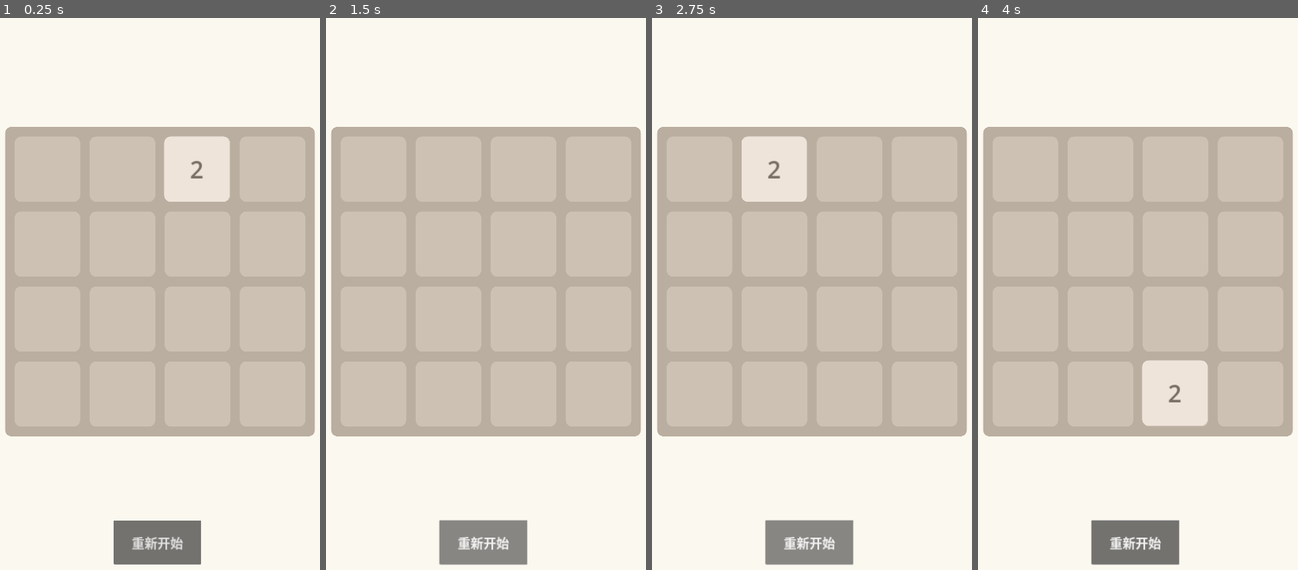
Above: before the commit, frames 1-4 (left to right).
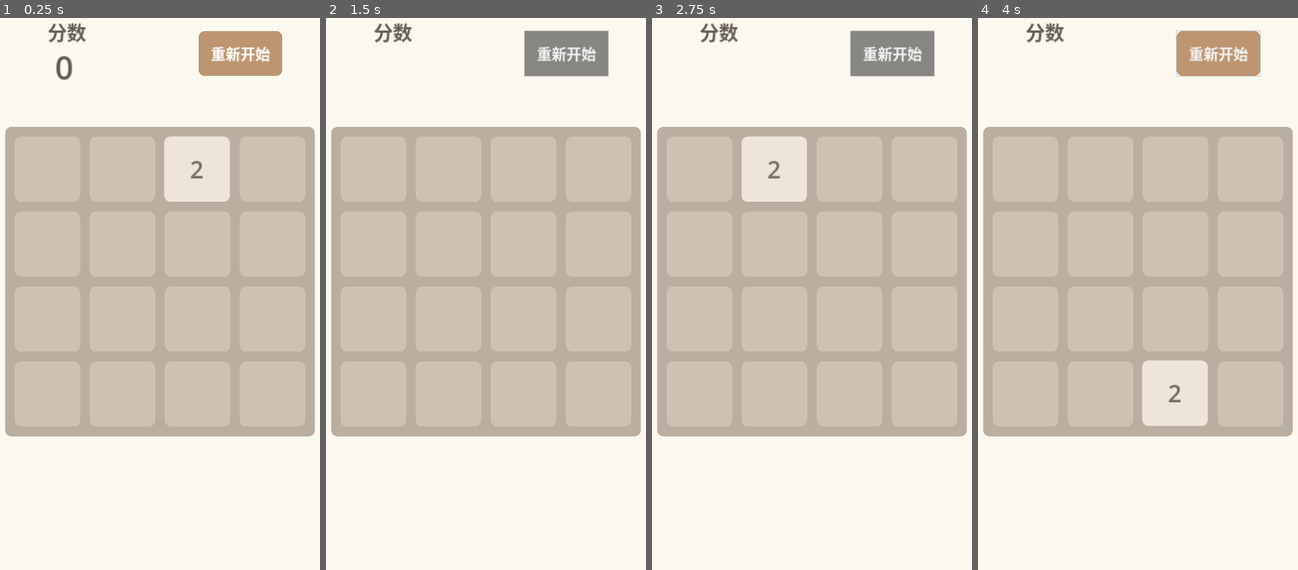
Above: after the commit, the same moments.

Repository: onlyLucky/SweetCake
Game: Godot game, scene res://scenes/main.tscn
The game is run twice, just before and just after one commit, with the same random seed, the same clock (stepped at 60 frames per second) and the same inputs.
Inputs (mouse positions are in pixels of both pictures, inside the frame that each line leads up to):
- Up to frame 1 (0.25 s): no input
- Up to frame 2 (1.5 s): click "重新开始" at 0.5 s; click "重新开始" at 1.25 s
- Up to frame 3 (2.75 s): click "重新开始" at 2 s
- Up to frame 4 (4 s): tap Enter at 2.75 s; move the mouse to (1214, 260) at 2.77 s; click (1214, 260) at 2.92 s; tap Space at 3.5 s; drag from (1067, 321) to (1122, 415) at 3.52 s

The runs differ from the first frame. In frame 1, 4.5% of the frame differs, in the area x 14-89%, y 0-100%; in frame 2, 4.5%; in frame 3, 4.5%; in frame 4, 4.5%.

Commit message:
feat: 优化按钮，分数样式。

Diff:
--- a/fruit/cake2048/scenes/main.gd
+++ b/fruit/cake2048/scenes/main.gd
@@ -3,7 +3,8 @@
 const PIECE_ITEM = preload("res://scenes/PieceItem.tscn")
 
 @onready var piece_con: Control = $MainCon/BG/ChessBox/ChessBorad/ChessBoardMargin/PieceCon
-@onready var score_text: Label = $MainCon/BG/TextNum
+
+@onready var score_text: Label = $MainCon/BG/TopCon/Score/TextNum
 
 #限制距离
 var limit_value:float = 150.0
--- a/fruit/cake2048/scenes/main.tscn
+++ b/fruit/cake2048/scenes/main.tscn
@@ -1,6 +1,15 @@
-[gd_scene load_steps=4 format=3 uid="uid://cvd2wya8ga5ss"]
+[gd_scene load_steps=6 format=3 uid="uid://cvd2wya8ga5ss"]
 
 [ext_resource type="Script" path="res://scenes/main.gd" id="1_b68xw"]
+
+[sub_resource type="Theme" id="Theme_pcfak"]
+
+[sub_resource type="StyleBoxFlat" id="StyleBoxFlat_0epd5"]
+bg_color = Color(0.741176, 0.584314, 0.443137, 1)
+corner_radius_top_left = 20
+corner_radius_top_right = 20
+corner_radius_bottom_right = 20
+corner_radius_bottom_left = 20
 
 [sub_resource type="StyleBoxFlat" id="StyleBoxFlat_gkiml"]
 bg_color = Color(0.729412, 0.682353, 0.627451, 1)
@@ -28,18 +37,58 @@
 size_flags_vertical = 4
 color = Color(0.984314, 0.972549, 0.937255, 1)
 
-[node name="TextNum" type="Label" parent="MainCon/BG"]
+[node name="TopCon" type="HBoxContainer" parent="MainCon/BG"]
+layout_direction = 2
 layout_mode = 1
 anchors_preset = -1
-anchor_right = 1.024
-offset_top = 133.0
-offset_right = -25.92
-offset_bottom = 237.0
+anchor_top = 0.066
+anchor_right = 1.0
+anchor_bottom = 0.16
+offset_left = 60.0
+offset_top = 0.279999
+offset_right = -60.0
+offset_bottom = -0.200012
 grow_horizontal = 2
+theme_override_constants/separation = 500
+alignment = 1
+
+[node name="Score" type="Panel" parent="MainCon/BG/TopCon"]
+layout_mode = 2
+size_flags_horizontal = 0
+size_flags_vertical = 0
+
+[node name="Title" type="Label" parent="MainCon/BG/TopCon/Score"]
+layout_mode = 2
+offset_left = 31.0
+offset_top = -23.0
+offset_right = 151.0
+offset_bottom = 60.0
+theme_override_colors/font_color = Color(0.4, 0.368627, 0.333333, 1)
+theme_override_font_sizes/font_size = 60
+text = "分数"
+
+[node name="TextNum" type="Label" parent="MainCon/BG/TopCon/Score"]
+layout_mode = 2
+offset_left = -65.0
+offset_top = 63.0
+offset_right = 232.0
+offset_bottom = 200.0
 theme_override_colors/font_color = Color(0.4, 0.368627, 0.333333, 1)
 theme_override_font_sizes/font_size = 100
+text = "0"
 horizontal_alignment = 1
 vertical_alignment = 1
+
+[node name="Restart" type="Button" parent="MainCon/BG/TopCon"]
+custom_minimum_size = Vector2(260, 140)
+layout_mode = 2
+size_flags_horizontal = 8
+size_flags_vertical = 4
+theme = SubResource("Theme_pcfak")
+theme_override_colors/font_color = Color(1, 1, 1, 1)
+theme_override_font_sizes/font_size = 46
+theme_override_styles/normal = SubResource("StyleBoxFlat_0epd5")
+text = "重新开始"
 
 [node name="ChessBox" type="MarginContainer" parent="MainCon/BG"]
 layout_mode = 1
@@ -189,13 +238,4 @@
 [node name="PieceCon" type="Control" parent="MainCon/BG/ChessBox/ChessBorad/ChessBoardMargin"]
 layout_mode = 2
 
-[node name="Button" type="Button" parent="MainCon/BG"]
-layout_mode = 0
-offset_left = 396.0
-offset_top = 1668.0
-offset_right = 668.0
-offset_bottom = 1804.0
-theme_override_font_sizes/font_size = 40
-text = "重新开始"
-
-[connection signal="pressed" from="MainCon/BG/Button" to="." method="_on_button_pressed"]
+[connection signal="pressed" from="MainCon/BG/TopCon/Restart" to="." method="_on_button_pressed"]
